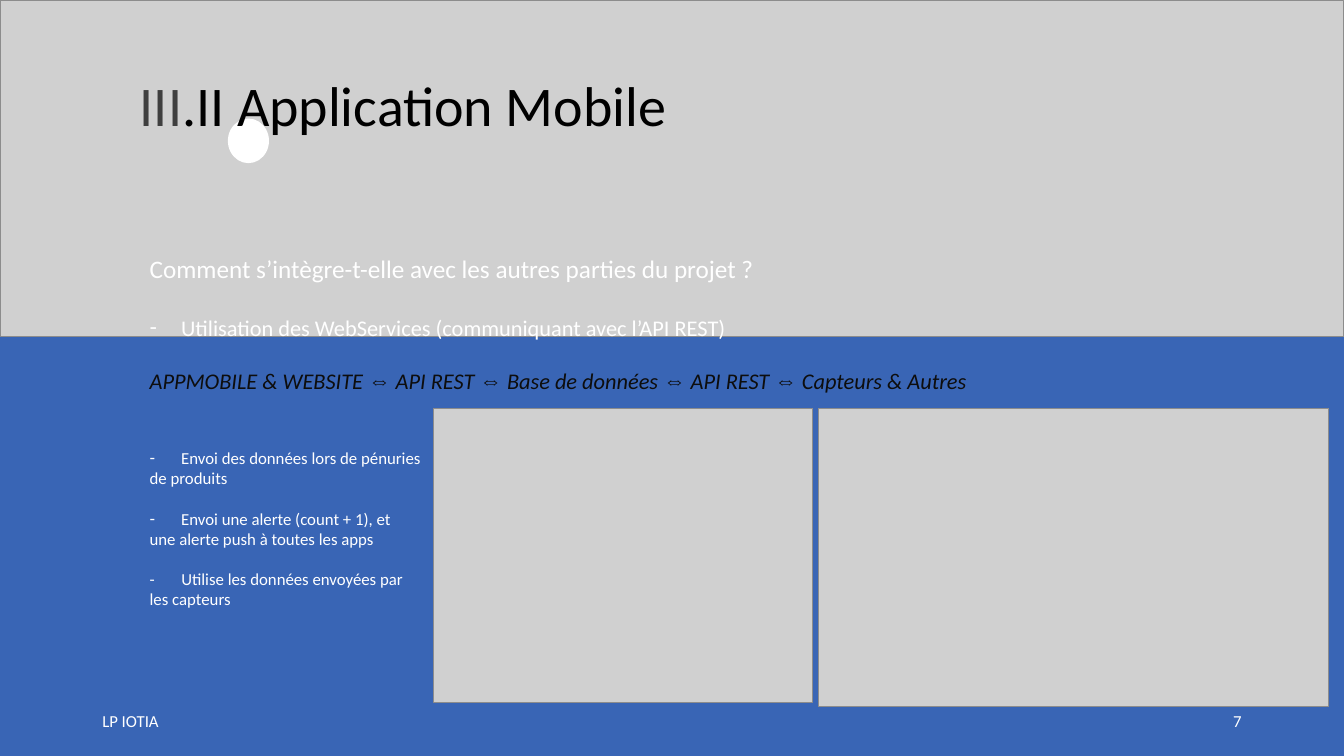
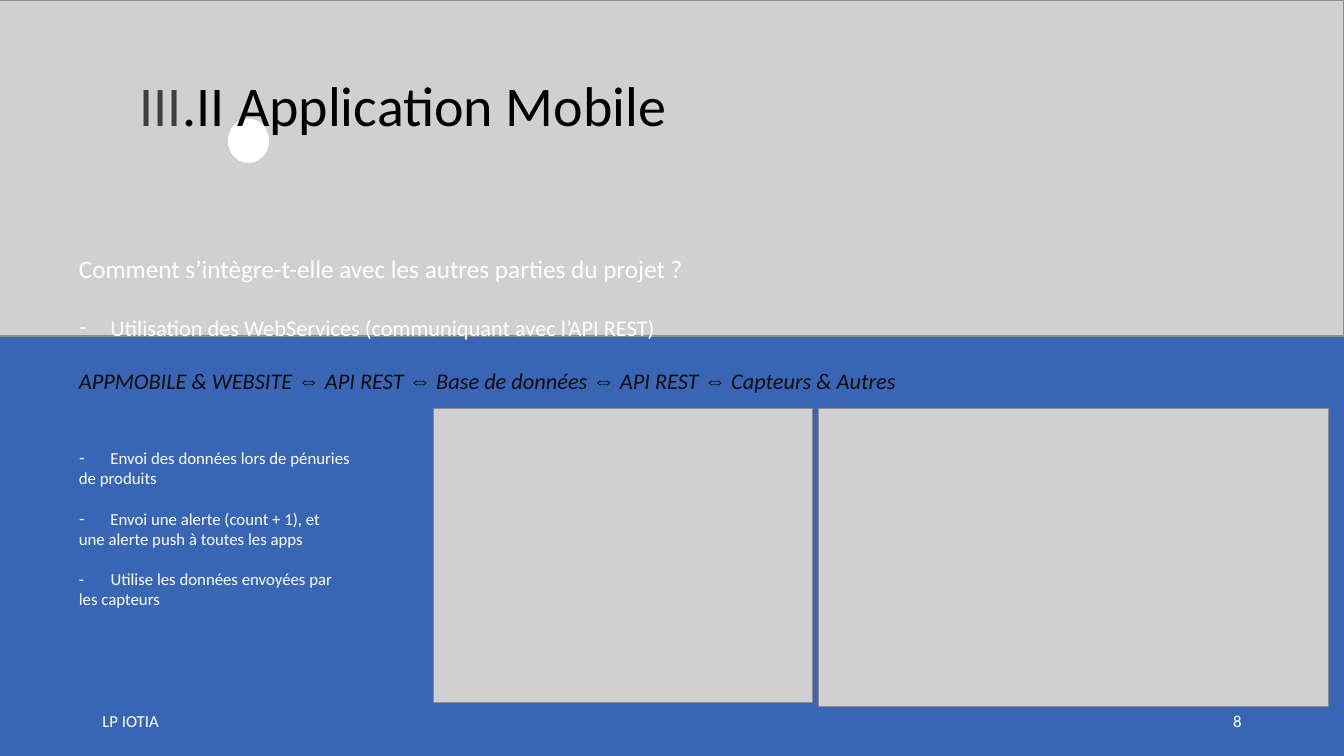
Before and after one commit to LENSAlex/ProjetIotia, a slide deck: slide 8 of Diapo_commun/PresentationCommune.pptx (slide 7 before the commit). Drawn at 1344x756 pixels with LibreOffice and Linux fonts; fonts in the diff are those of the drawing; grey boxes stand for pictures. Boxes give left, top, right and bottom in pixels: in the first picture for what was removed or moved away, otherwise in the second. Text is boxed around its words. In the diff, an @@ line names an element or a change of style, - is before the commit and + after.

```diff
--- a/Diapo_commun/PresentationCommune.pptx
+++ b/Diapo_commun/PresentationCommune.pptx
@@ text "Comment s’intègre-t-elle avec les autres ...": place and size @@
-text "Comment s’intègre-t-elle avec les autres ..." at [150, 261, 966, 608]
+text "Comment s’intègre-t-elle avec les autres ..." at [79, 261, 896, 608]
@@ page number at [1233, 715, 1241, 727]: text changed @@
-7
+8
```
Also in this commit, not shown: 9 other slides changed, 1 slide added.
